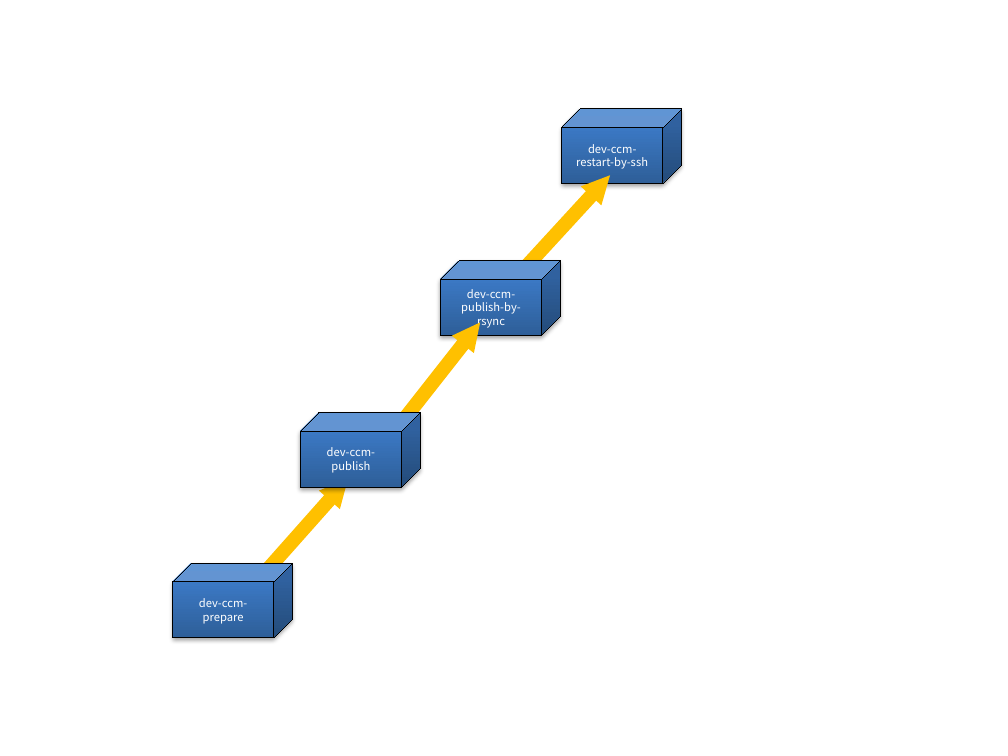
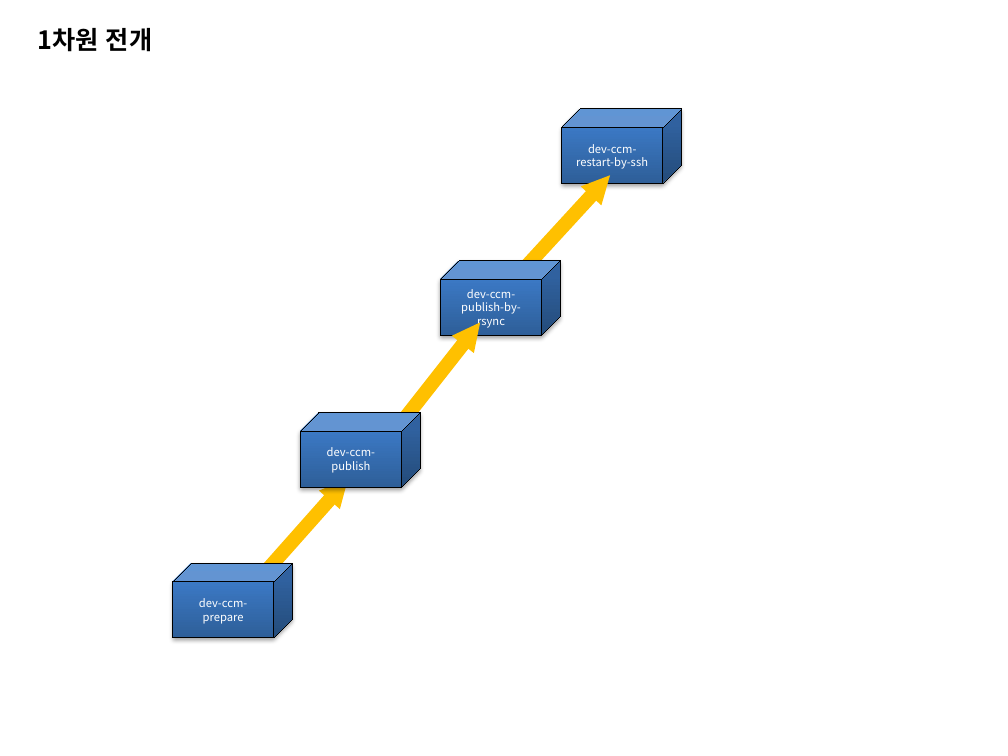
Before and after one commit to kwbaek/codelabor, a slide deck: slide 1 of documentation/draft/ci-environment/dependency-diagram(draft).pptx. Drawn at 1008x756 pixels with LibreOffice and Linux fonts; fonts in the diff are those of the drawing. Boxes give left, top, right and bottom in pixels: in the first picture for what was removed or moved away, otherwise in the second. Text is boxed around its words. In the diff, an @@ line names an element or a change of style, - is before the commit and + after.

```diff
--- a/documentation/draft/ci-environment/dependency-diagram(draft).pptx
+++ b/documentation/draft/ci-environment/dependency-diagram(draft).pptx
@@ text added at (38,28,152,52), 18 pt, text #000000, bold @@
+1차원 전개
```
Also in this commit, not shown: 6 other slides changed.
